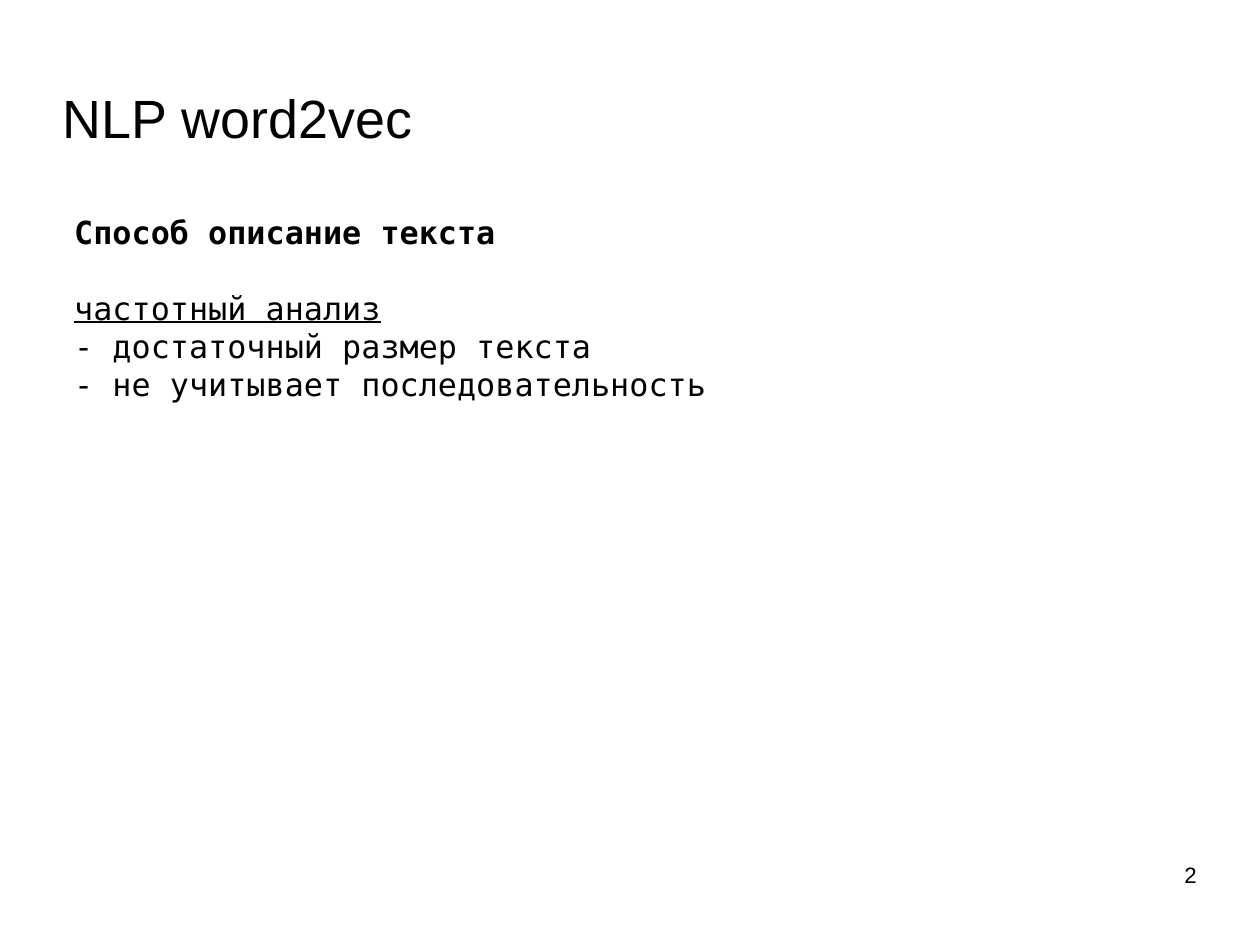
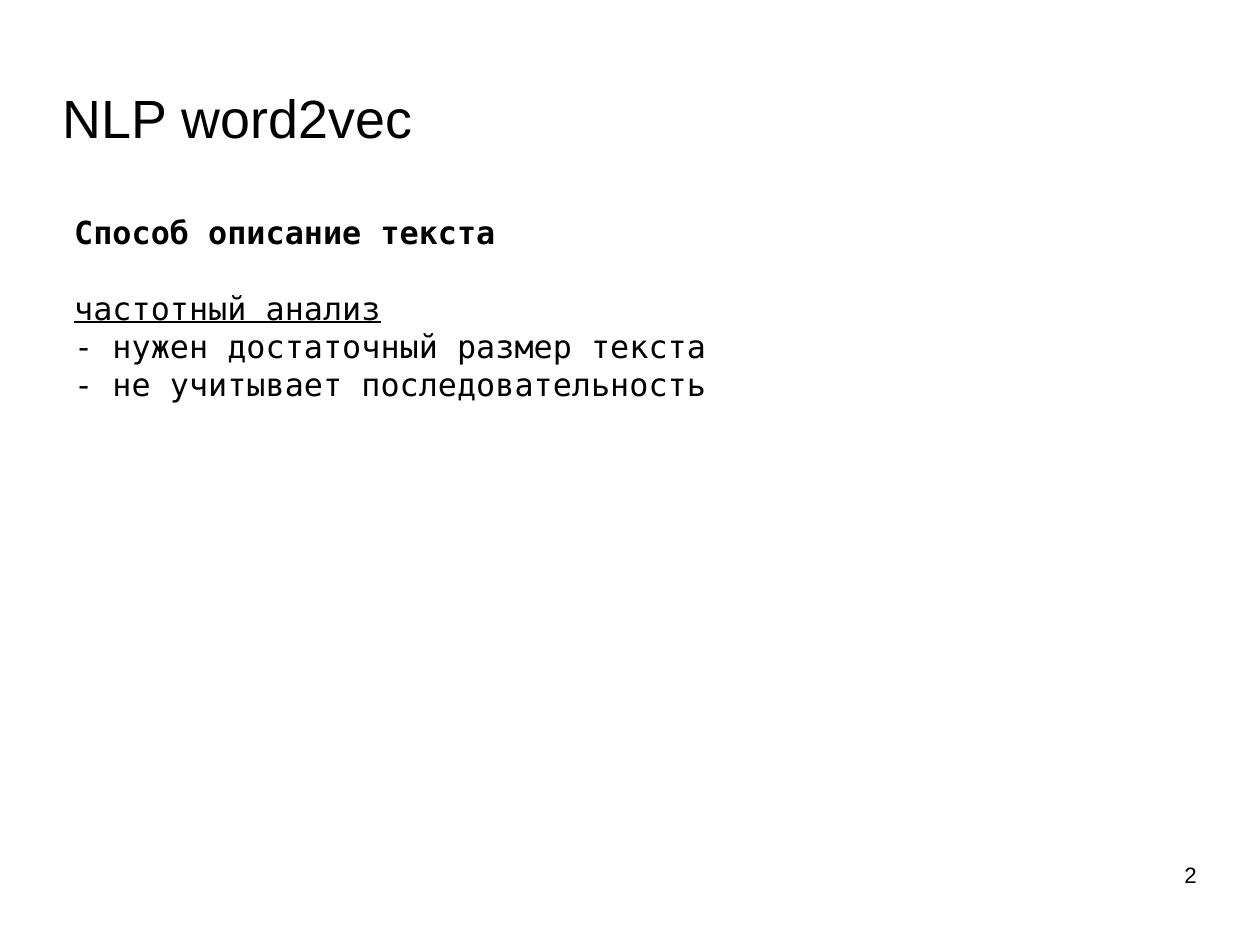
Before and after one commit to mechanoid5/ml_lectorium_legacy, a slide deck: slide 2 of 17-word2vec.odp. Drawn at 1260x945 pixels with LibreOffice and Linux fonts; fonts in the diff are those of the drawing; background and template pictures are left out. Boxes give left, top, right and bottom in pixels: in the first picture for what was removed or moved away, otherwise in the second. Text is boxed around its words. In the diff, an @@ line names an element or a change of style, - is before the commit and + after.

```diff
--- a/17-word2vec.odp
+++ b/17-word2vec.odp
@@ text at (112, 333, 706, 365): text changed @@
-- достаточный размер текста
+- нужен достаточный размер текста
```
Also in this commit, not shown: 9 other slides changed, 3 slides added, 1 slide removed, 1 other file.
